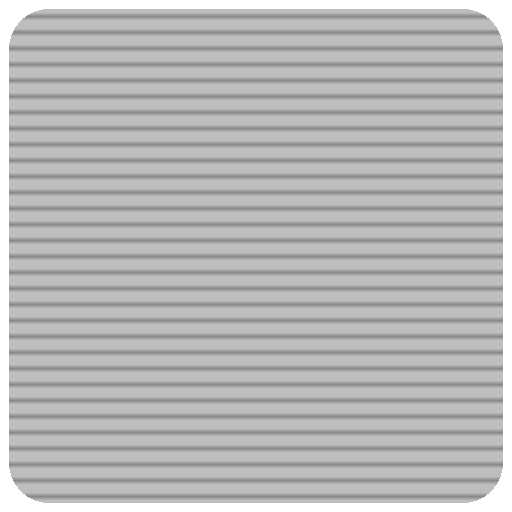
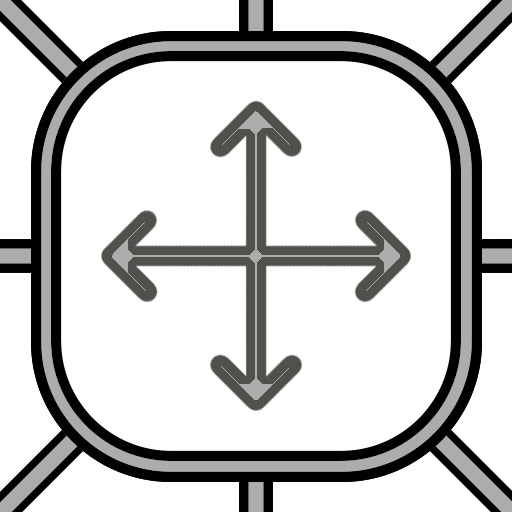
Before/after of a w=512, h=512 layered artwork. What changed in the layer stack:
hid "Panel Screen Overlay" over [9, 9, 503, 503]
showed "Button Frame" over [31, 31, 482, 482]
added layer "Layer 1 copy 3" in group "Button" over [101, 99, 412, 412]
showed "Layer 0" over [31, 31, 482, 482]
showed "Rectangle 1 copy 3" over [0, 0, 512, 512]
showed "Layer 2" over [0, 0, 512, 512]
